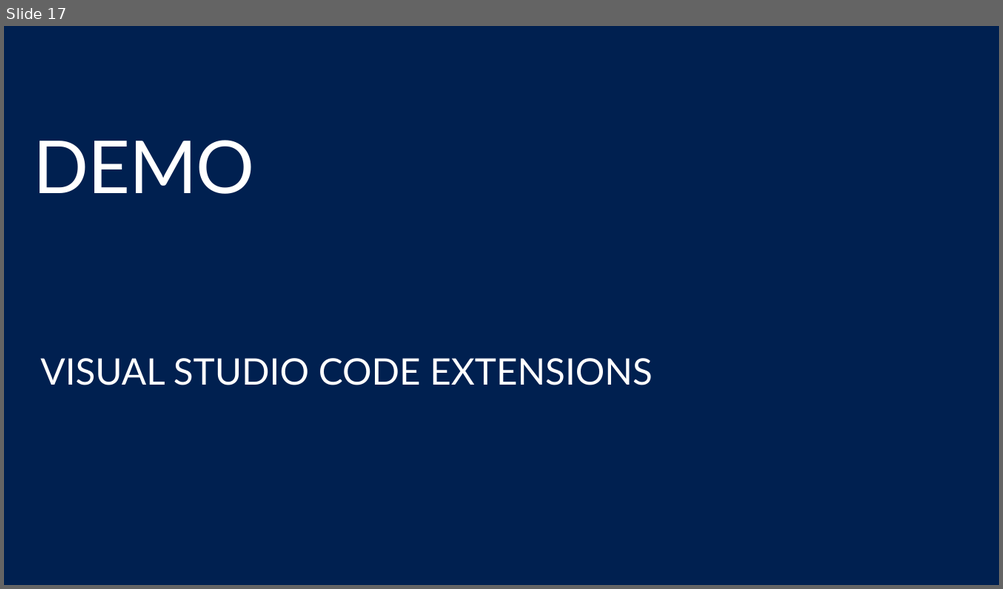
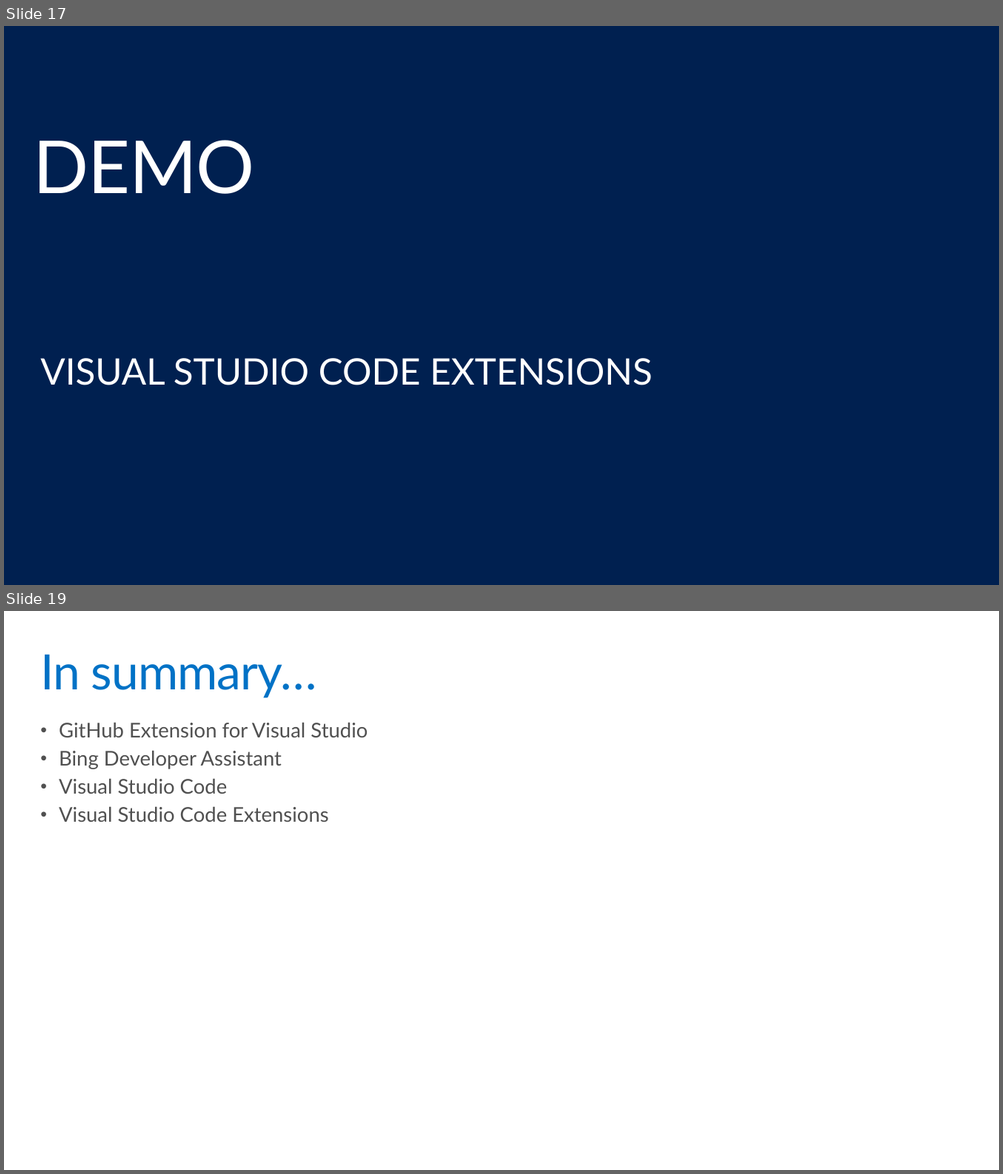
Before and after one commit to codefoster/gh-ms-mva, a slide deck: slides/m4.pptx. Shown one above the other, each under a label of ours: slide 17 before the commit, slides 17 and 19 after it; the slides between them are not shown. The pictures are 1003x589 and 1003x1174 pixels, drawn with LibreOffice and Linux fonts; fonts in the diff are those of the drawing. Boxes give left, top, right and bottom in pixels: in the first picture for what was removed or moved away, otherwise in the second. Text is boxed around its words. In the diff, an @@ line names an element or a change of style, - is before the commit and + after.

Commit message:
add final summary slides too

```diff
--- a/slides/m4.pptx
+++ b/slides/m4.pptx
@@ slide 19 added at box(4, 611, 999, 1170), background #FFFFFF @@
@@ title added at box(40, 654, 317, 698), 48 pt, text #0072C6 @@
+In summary…
@@ text added at box(59, 722, 367, 822), 20 pt, text #505050 @@
+• GitHub Extension for Visual Studio
+• Bing Developer Assistant
+• Visual Studio Code
+• Visual Studio Code Extensions
```
Also in this commit, not shown: 2 other files.
